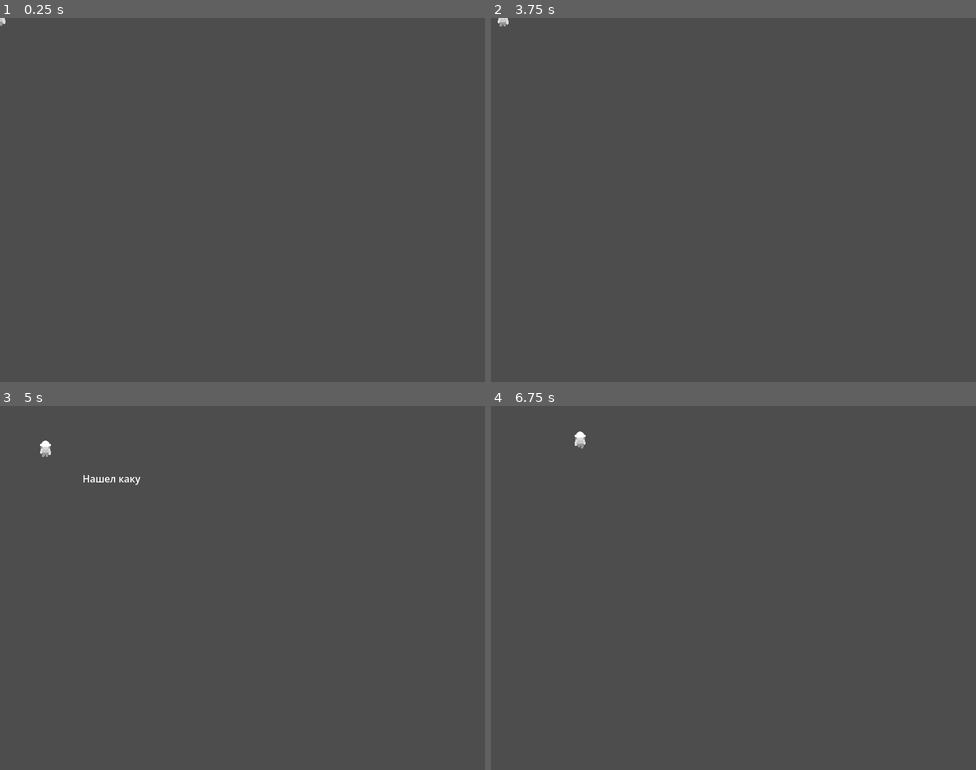
Above: before the commit, frames 1-4 (two rows, left to right).
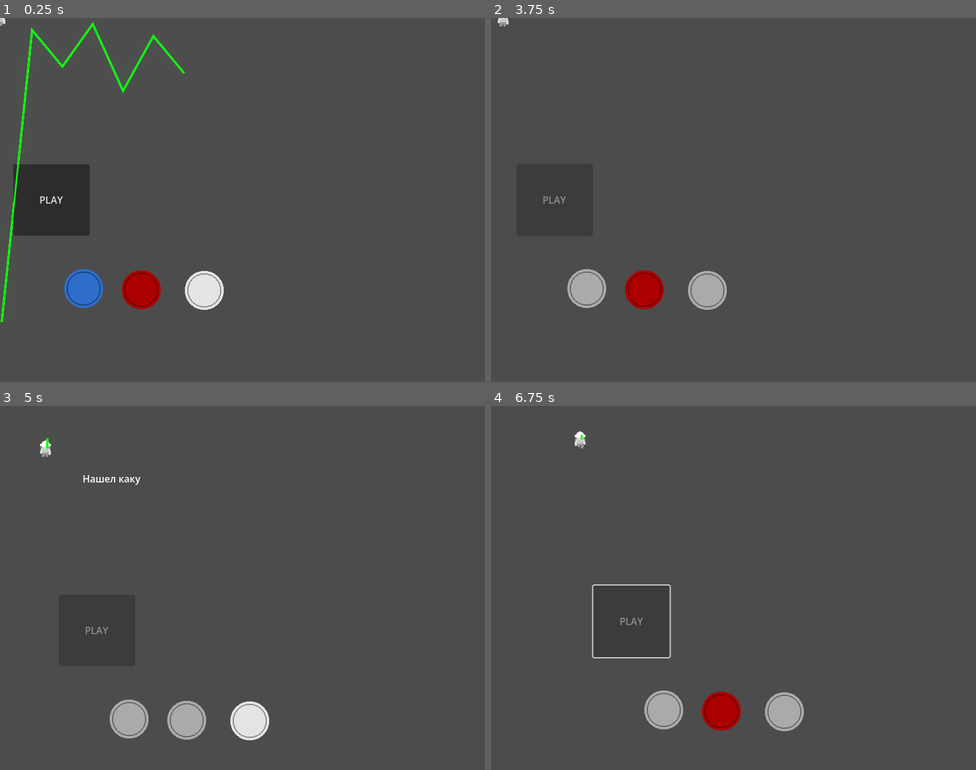
Above: after the commit, the same moments.

Repository: LordGvozd/myco-signal
Game: Godot game, scene res://scenes/world.tscn
Two runs of this game, one before a commit and one after it. Both use one fixed random seed, a clock stepped at 60 frames per second and the inputs below.
Inputs (mouse positions are in pixels of both pictures, inside the frame that each line leads up to):
- Up to frame 1 (0.25 s): no input
- Up to frame 2 (3.75 s): click (573, 287) at 0.52 s; click (631, 291) at 1.27 s; click (694, 291) at 2.02 s; click (544, 200) at 2.75 s, where only the run after the commit has a clickable "PLAY"; hold Right (ui_right) from 3.53 s (still down); tap E (interact) at 3.6 s
- Up to frame 3 (5 s): release Right (ui_right) at 4.28 s; hold Down (ui_down) from 4.28 s (still down); tap E (interact) at 4.35 s
- Up to frame 4 (6.75 s): release Down (ui_down) at 5.03 s; hold Right (ui_right) 5.03-5.75 s; tap E (interact) at 5.1, 6.6 s; click (631, 631) at 5.75 s, where only the run after the commit has a clickable "PLAY"; hold Up (ui_up) from 6.53 s (still down)

The runs differ from the first frame. In frame 1, 5.8% of the frame differs, in the area x 0-47%, y 1-84%; in frame 2, 2.1%; in frame 3, 2.1%; in frame 4, 2.3%.

Commit message:
feat(electrode): add electrod syski

Diff:
--- a/project.godot
+++ b/project.godot
@@ -39,3 +39,4 @@
 [rendering]
 
 rendering_device/driver.windows="d3d12"
+viewport/hdr_2d=true
--- /dev/null
+++ b/scenes/electrod.tscn
@@ -0,0 +1,103 @@
+[gd_scene format=3 uid="uid://ch7jb2tu42kba"]
+
+[ext_resource type="Script" uid="uid://cf3cnwgg8l3rk" path="res://scripts/ui/electrod/electrod_panel.gd" id="1_wxul6"]
+[ext_resource type="Script" uid="uid://bbavpsg2nr4uh" path="res://scripts/Melody.gd" id="2_vkvcl"]
+[ext_resource type="Script" uid="uid://gwu4stk0x4n0" path="res://scripts/AudioSampler.gd" id="2_ybtbm"]
+[ext_resource type="AudioStream" uid="uid://dllcejf7em3u4" path="res://sounds/Modern Biology - Mushroom Music (mp3cut.net) (6).mp3" id="4_85x3y"]
+[ext_resource type="Script" uid="uid://d1o1t64wwqjtk" path="res://scripts/ui/electrod/spectrogramma.gd" id="5_85x3y"]
+[ext_resource type="Texture2D" uid="uid://yiik17qkj2jr" path="res://sprites/button.png" id="6_tf5kn"]
+[ext_resource type="Script" uid="uid://bbvlmvj8t07ni" path="res://scripts/sound_button.gd" id="7_ut64i"]
+
+[sub_resource type="Resource" id="Resource_ut64i"]
+script = ExtResource("2_vkvcl")
+melody = Array[int]([24, 4, 26, 4, 30, 8, 40])
+metadata/_custom_type_script = "uid://bbavpsg2nr4uh"
+
+[sub_resource type="Environment" id="Environment_tf5kn"]
+background_mode = 3
+glow_enabled = true
+glow_blend_mode = 0
+
+[node name="Electrod" type="Control" unique_id=1868941164 node_paths=PackedStringArray("buttons")]
+layout_mode = 3
+anchors_preset = 15
+anchor_right = 1.0
+anchor_bottom = 1.0
+grow_horizontal = 2
+grow_vertical = 2
+script = ExtResource("1_wxul6")
+buttons = [NodePath("TextureButton"), NodePath("TextureButton2"), NodePath("TextureButton3")]
+melody = SubResource("Resource_ut64i")
+buttons_colors = Array[Color]([Color(1.0832684, 1.8247963, 0.88393724, 1)])
+
+[node name="AudioStreamPlayer2D" type="AudioStreamPlayer2D" parent="." unique_id=361755177]
+stream = ExtResource("4_85x3y")
+script = ExtResource("2_ybtbm")
+
+[node name="ColorRect" type="ColorRect" parent="." unique_id=328368838]
+layout_mode = 1
+anchors_preset = -1
+anchor_left = 0.33100003
+anchor_top = 0.1
+anchor_right = 0.96400005
+anchor_bottom = 0.393
+offset_left = 0.19998169
+offset_right = -0.2000122
+offset_bottom = 0.19999695
+color = Color(0, 0, 0, 1)
+
+[node name="Spectrogramma" type="Control" parent="." unique_id=121548900]
+layout_mode = 1
+anchor_left = 0.33
+anchor_top = 0.143
+anchor_right = 0.961
+anchor_bottom = 0.367
+offset_left = 3.0
+offset_top = 0.19999695
+offset_right = -1.8000488
+offset_bottom = -0.2000122
+script = ExtResource("5_85x3y")
+line_color = Color(0, 2.3133948, 0, 1)
+line_width = 1.5
+
+[node name="WorldEnvironment" type="WorldEnvironment" parent="." unique_id=462287516]
+environment = SubResource("Environment_tf5kn")
+
+[node name="Button" type="Button" parent="." unique_id=1145140313]
+layout_mode = 0
+offset_left = 22.0
+offset_top = 241.0
+offset_right = 148.0
+offset_bottom = 359.0
+text = "PLAY"
+
+[node name="TextureButton" type="TextureButton" parent="." unique_id=1903511839]
+modulate = Color(0.20906562, 0.4822746, 0.8844545, 1)
+layout_mode = 0
+offset_left = 106.0
+offset_top = 414.0
+offset_right = 170.0
+offset_bottom = 478.0
+texture_normal = ExtResource("6_tf5kn")
+script = ExtResource("7_ut64i")
+
+[node name="TextureButton2" type="TextureButton" parent="." unique_id=1139918701]
+modulate = Color(0.7547807, 0, 0, 1)
+layout_mode = 0
+offset_left = 201.0
+offset_top = 416.0
+offset_right = 265.0
+offset_bottom = 480.0
+texture_normal = ExtResource("6_tf5kn")
+script = ExtResource("7_ut64i")
+
+[node name="TextureButton3" type="TextureButton" parent="." unique_id=208327809]
+layout_mode = 0
+offset_left = 305.0
+offset_top = 417.0
+offset_right = 369.0
+offset_bottom = 481.0
+texture_normal = ExtResource("6_tf5kn")
+script = ExtResource("7_ut64i")
+
+[connection signal="button_down" from="Button" to="." method="_on_button_button_down"]
--- a/scenes/player.tscn
+++ b/scenes/player.tscn
@@ -1,10 +1,11 @@
 [gd_scene format=3 uid="uid://50ywv28xjlwa"]
 
-[ext_resource type="Script" uid="uid://8ncw5stcx44" path="res://scripts/player.gd" id="1_g2els"]
+[ext_resource type="Script" path="res://scripts/player.gd" id="1_g2els"]
 [ext_resource type="Texture2D" uid="uid://e2f4r3ir7sax" path="res://sprites/player_idle_down1-sheet.png" id="2_qhqgy"]
 [ext_resource type="Texture2D" uid="uid://mlyvn0o3o5wh" path="res://sprites/player_walk_down1-sheet.png" id="3_dqkch"]
 [ext_resource type="Script" uid="uid://gh1he0gwvuwk" path="res://scripts/ui/player_phrase.gd" id="4_dqkch"]
 [ext_resource type="Script" uid="uid://bxdg73dnctp1i" path="res://scripts/ui/hint.gd" id="5_qlg0r"]
+[ext_resource type="PackedScene" uid="uid://ch7jb2tu42kba" path="res://scenes/electrod.tscn" id="6_tuyoq"]
 
 [sub_resource type="CapsuleShape2D" id="CapsuleShape2D_chuli"]
 height = 28.0
@@ -214,3 +215,6 @@
 offset_right = 40.0
 offset_bottom = 23.0
 script = ExtResource("5_qlg0r")
+
+[node name="Electrod" parent="PlayerUI" unique_id=1868941164 instance=ExtResource("6_tuyoq")]
+layout_mode = 1
--- /dev/null
+++ b/scripts/AudioSampler.gd
@@ -0,0 +1,115 @@
+class_name AudioSampler extends AudioStreamPlayer2D
+
+enum Note {
+	P01, P02, P03, P04, P05, P06, P07, P08, P09,
+	P1, P2, P3, P4, P5, P6, P7, P8, P9,
+	C2, Cs2, D2, Ds2, E2, F2, Fs2, G2, Gs2, A2, As2, B2,
+
+	C3, Cs3, D3, Ds3, E3, F3, Fs3, G3, Gs3, A3, As3, B3,
+
+	# Октава 4
+	C4, Cs4, D4, Ds4, E4, F4, Fs4, G4, Gs4, A4, As4, B4,
+	# Октава 5
+	C5, Cs5, D5, Ds5, E5, F5, Fs5, G5, Gs5, A5, As5, B5,
+	# Октава 6
+	C6, Cs6, D6, Ds6, E6, F6, Fs6, G6, Gs6, A6, As6, B6
+}
+
+const PAUSE_TIME = {
+	# Паузы с ведущим нулём (десятые доли)
+	Note.P01: 0.1,
+	Note.P02: 0.2,
+	Note.P03: 0.3,
+	Note.P04: 0.4,
+	Note.P05: 0.5,
+	Note.P06: 0.6,
+	Note.P07: 0.7,
+	Note.P08: 0.8,
+	Note.P09: 0.9,
+
+	# Паузы без ведущего нуля (целые значения)
+	Note.P1: 1.0,
+	Note.P2: 2.0,
+	Note.P3: 3.0,
+	Note.P4: 4.0,
+	Note.P5: 5.0,
+	Note.P6: 6.0,
+	Note.P7: 7.0,
+	Note.P8: 8.0,
+	Note.P9: 9.0
+}
+# Словарь частот для каждой ноты
+const NOTE_FREQUENCIES = {
+	# Октава 2
+	Note.C2:   65.41, Note.Cs2:  69.30, Note.D2:   73.42, Note.Ds2:  77.78,
+	Note.E2:   82.41, Note.F2:   87.31, Note.Fs2:  92.50, Note.G2:   98.00,
+	Note.Gs2: 103.83, Note.A2:  110.00, Note.As2: 116.54, Note.B2:  123.47,
+	# Октава 3
+	Note.C3:  130.81, Note.Cs3: 138.59, Note.D3:  146.83, Note.Ds3: 155.56,
+	Note.E3:  164.81, Note.F3:  174.61, Note.Fs3: 185.00, Note.G3:  196.00,
+	Note.Gs3: 207.65, Note.A3:  220.00, Note.As3: 233.08, Note.B3:  246.94,
+	# Октава 4
+	Note.C4:  261.63, Note.Cs4: 277.18, Note.D4:  293.66, Note.Ds4: 311.13,
+	Note.E4:  329.63, Note.F4:  349.23, Note.Fs4: 369.99, Note.G4:  392.00,
+	Note.Gs4: 415.30, Note.A4:  440.00, Note.As4: 466.16, Note.B4:  493.88,
+	# Октава 5
+	Note.C5:  523.25, Note.Cs5: 554.37, Note.D5:  587.33, Note.Ds5: 622.25,
+	Note.E5:  659.25, Note.F5:  698.46, Note.Fs5: 739.99, Note.G5:  783.99,
+	Note.Gs5: 830.61, Note.A5:  880.00, Note.As5: 932.33, Note.B5:  987.77,
+	# Октава 6
+	Note.C6: 1046.50, Note.Cs6: 1108.73, Note.D6: 1174.66, Note.Ds6: 1244.51,
+	Note.E6: 1318.51, Note.F6: 1396.91, Note.Fs6: 1479.98, Note.G6: 1567.98,
+	Note.Gs6: 1661.22, Note.A6: 1760.00, Note.As6: 1864.66, Note.B6: 1975.53
+}
+
+
+# Ссылка на эффект PitchShift
+var pitch_effect: AudioEffectPitchShift
+# Частота, с которой записан ваш оригинальный звук (настраивается вручную на слух)
+@export var original_reference_hz: float = 261.63  # По умолчанию C4
+
+func _ready():
+	# 1. Создаём и настраиваем шину с эффектом
+	var bus_name = "PitchShiftBus"
+	var bus_index = AudioServer.get_bus_index(bus_name)
+
+	# Если шины нет, создаём её
+	if bus_index == -1:
+		AudioServer.add_bus()
+		bus_index = AudioServer.get_bus_count() - 1
+		AudioServer.set_bus_name(bus_index, bus_name)
+
+	# 2. Создаём и добавляем эффект PitchShift
+	pitch_effect = AudioEffectPitchShift.new()
+	pitch_effect.fft_size = AudioEffectPitchShift.FFT_SIZE_2048  # Баланс качество/задержка
+	pitch_effect.oversampling = 4
+	AudioServer.add_bus_effect(bus_index, pitch_effect, 0)
+
+	# 3. Направляем этот плеер на нашу шину
+	self.bus = bus_name
+
+
+
+
+# Публичный метод: Играть текущий stream как указанную ноту
+func play_note(target_note: Note, from_position: float = 0.0):
+	# Если звук не загружен, выходим
+	if not stream:
+		push_error("AudioStream не назначен в MusicSampler")
+		return
+
+	# Вычисляем нужный pitch_scale
+	var target_hz = NOTE_FREQUENCIES[target_note]
+	pitch_effect.pitch_scale = target_hz / original_reference_hz
+
+	# Воспроизводим
+	play(from_position)
+
+# Публичный метод: Играть ноту с явно указанным коэффициентом (обход частот)
+func play_with_pitch_scale(pitch_value: float, from_position: float = 0.0):
+	pitch_effect.pitch_scale = pitch_value
+	play(from_position)
+
+# Вспомогательный метод: Быстрая смена референсной частоты на лету
+func set_reference_note(ref_note: Note):
+	original_reference_hz = NOTE_FREQUENCIES[ref_note]
--- /dev/null
+++ b/scripts/Melody.gd
@@ -0,0 +1,16 @@
+class_name Melody extends Resource
+
+
+@export var melody: Array[AudioSampler.Note]
+
+
+func get_len() -> int:
+	var note_len = 3
+	var total_len = 0
+
+	for note in melody:
+		if note in AudioSampler.PAUSE_TIME.keys():
+			total_len += 10 * AudioSampler.PAUSE_TIME[note]
+		else:
+			total_len += note_len
+	return total_len
--- /dev/null
+++ b/scripts/MelodyComponent.gd
@@ -0,0 +1,7 @@
+class_name MelodyComponent extends Resource
+
+
+@export var Note: AudioSampler.Note
+
+@export
+var pause: int
--- /dev/null
+++ b/scripts/events/OpenElectrodEvent.gd
@@ -0,0 +1,3 @@
+class_name OpenElectrodEvent extends IEvent
+
+var on_done_event: IEvent
--- /dev/null
+++ b/scripts/sound_button.gd
@@ -0,0 +1,7 @@
+class_name SoundButton extends TextureButton
+
+
+var base_color: Color
+
+func _ready() -> void:
+	base_color = modulate
--- /dev/null
+++ b/scripts/ui/electrod/electrod_panel.gd
@@ -0,0 +1,146 @@
+extends Control
+
+@onready
+var audio_player: AudioSampler = $AudioStreamPlayer2D
+
+@onready
+var spectrogramma: Spectrogramma = $Spectrogramma
+
+@export var buttons: Array[SoundButton]
+
+@export
+var melody: Melody
+
+var is_playing: bool = false
+
+@export
+var buttons_colors: Array[Color]
+
+var correct_sequence: Array[int] = []
+var input_sequence: Array[int]
+var correct_notes: Array[AudioSampler.Note]
+
+func _ready() -> void:
+	show_all()
+
+	for index in len(buttons):
+		buttons[index].button_down.connect(_on_btn_down.bind(index))
+
+func _on_btn_down(index: int) -> void:
+	print(input_sequence)
+	if correct_sequence:
+		if index == correct_sequence[len(input_sequence)]:
+			audio_player.play_note(correct_notes[len(input_sequence)])
+			input_sequence.append(index)
+			print("CORRECT")
+		else:
+			for btn in buttons:
+				btn.modulate = Color.RED * 2
+			audio_player.play_note(AudioSampler.Note.C2)
+			input_sequence = []
+			await get_tree().create_timer(.5).timeout
+			show_all()
+
+
+
+
+
+		if correct_sequence == input_sequence:
+			print("WINWIN")
+			for i in range(10):
+					for btn in buttons:
+						if i % 2 == 0:
+							btn.modulate = btn.base_color
+						else:
+							btn.modulate = btn.base_color * 2
+					await get_tree().create_timer(.5).timeout
+
+			input_sequence = []
+			hide_all()
+
+
+
+func play_melody() -> void:
+	is_playing = true
+	var x = 0
+	var kvant = spectrogramma.size.x / len(melody.melody)
+	var y = 0
+
+	var index = 0
+	for note in melody.melody:
+
+		spectrogramma.add_point(Vector2(x, y))
+		if note in AudioSampler.PAUSE_TIME.keys():
+			await get_tree().create_timer(AudioSampler.PAUSE_TIME[note]).timeout
+			y = 0
+			x += kvant
+			spectrogramma.add_point(Vector2(x, y))
+
+			continue
+
+		# Play note
+		hide_all()
+		y = AudioSampler.NOTE_FREQUENCIES[note] / 15
+		x += kvant
+
+
+		spectrogramma.add_point(Vector2(x, y))
+
+		var btn = buttons[correct_sequence[index]]
+
+		btn.modulate = btn.base_color
+		index += 1
+		audio_player.play_note(note)
+
+	await get_tree().create_timer(.3).timeout
+	is_playing = false
+	hide_all()
+	await get_tree().create_timer(.5).timeout
+
+	show_all()
+
+func hide_all() -> void:
+	$Button.disabled = true
+
+	for btn in buttons:
+		btn.modulate = Color.GRAY
+
+
+
+func show_all() -> void:
+	$Button.disabled = false
+
+	for btn in buttons:
+		btn.modulate = btn.base_color
+
+func _plays():
+	spectrogramma.clear_points()
+
+	# correct_sequence = []
+
+	input_sequence = []
+	if len(correct_sequence) == 0:
+		correct_notes = []
+		for i in len(melody.melody):
+			if melody.melody[i] in AudioSampler.PAUSE_TIME.keys():
+				continue
+			if len(correct_sequence) > 0:
+				# Выбираем другую кнопку, чтобы они не повторялись
+				var r = correct_sequence[-1]
+				while r == correct_sequence[-1]:
+					r = randi_range(0, len(buttons) - 1)
+
+				correct_sequence.append(r)
+				correct_notes.append(melody.melody[i])
+			else:
+				var r = randi_range(0, len(buttons) - 1)
+				correct_sequence.append(r)
+				correct_notes.append(melody.melody[i])
+
+
+func _on_button_button_down() -> void:
+	hide_all()
+
+	_plays()
+
+	play_melody()
--- /dev/null
+++ b/scripts/ui/electrod/spectrogramma.gd
@@ -0,0 +1,37 @@
+class_name Spectrogramma extends Control
+
+
+@export var line_color: Color = Color.WHITE
+@export var line_width: float = 2.0
+
+# Массив точек в локальных координатах Control
+var points: PackedVector2Array = []
+
+func _ready():
+	points = [
+		Vector2(0, 500),
+		Vector2(50, 20),
+		Vector2(100, 80),
+		Vector2(150, 10),
+		Vector2(200, 120),
+		Vector2(250, 30),
+		Vector2(300, 90)
+	]
+	queue_redraw()
+
+func _draw():
+	if points.size() < 2:
+		return
+
+	draw_polyline(points, line_color, line_width, true)  # true = антиалиасинг
+
+func add_point(pos: Vector2):
+
+	pos.y = size.y - pos.y
+	points.append(pos)
+
+	queue_redraw()
+
+func clear_points():
+	points.clear()
+	queue_redraw()
--- /dev/null
+++ b/shader/glow.gdshader
@@ -0,0 +1,39 @@
+shader_type canvas_item;
+
+uniform sampler2D t0 : hint_screen_texture;
+uniform float glow_size = 3;
+uniform vec3 glow_colour : source_color = vec3(0, 1, 0);
+uniform float color_intensity :hint_range(0.0, 1.0, 0.01) = 1;
+uniform float glow_intensity = 3;
+uniform float glow_threshold = 3;
+
+void fragment() {
+    COLOR = texture(t0, SCREEN_UV);
+    if (length(COLOR) >= glow_threshold) {
+        ivec2 size = textureSize(t0, 0);
+
+        float uv_x = SCREEN_UV.x * float(size.x);
+        float uv_y = SCREEN_UV.y * float(size.y);
+
+        vec4 sum = vec4(0.0);
+        for (int n = 0; n < 9; ++n) {
+            uv_y = (SCREEN_UV.y * float(size.y)) + (glow_size * (float(n) - 4.5));
+            vec4 h_sum = vec4(0.0);
+            h_sum += texelFetch(t0, ivec2(int(uv_x) -  int(4.0 * glow_size), int(uv_y)), 0).a;
+            h_sum += texelFetch(t0, ivec2(int(uv_x) -  int(3.0 * glow_size), int(uv_y)), 0).a;
+            h_sum += texelFetch(t0, ivec2(int(uv_x) -  int(2.0 * glow_size), int(uv_y)), 0).a;
+            h_sum += texelFetch(t0, ivec2(int(uv_x) - int(glow_size), int(uv_y)), 0).a;
+            h_sum += texelFetch(t0, ivec2(int(uv_x), int(uv_y)), 0).a;
+            h_sum += texelFetch(t0, ivec2(int(uv_x) + int(glow_size), int(uv_y)), 0).a;
+            h_sum += texelFetch(t0, ivec2(int(uv_x) + int(2.0 * glow_size), int(uv_y)), 0).a;
+            h_sum += texelFetch(t0, ivec2(int(uv_x) + int(3.0 * glow_size), int(uv_y)), 0).a;
+            h_sum += texelFetch(t0, ivec2(int(uv_x) + int(4.0 * glow_size), int(uv_y)), 0).a;
+            sum += h_sum / 9.0;
+        }
+
+    	COLOR = texture(t0, SCREEN_UV) + ((sum / 9.0) * glow_intensity);
+	COLOR = mix(COLOR, vec4(glow_colour, 1.0), color_intensity);
+    }
+
+
+}
--- /dev/null
+++ b/shader/glow.tres
@@ -0,0 +1,9 @@
+[gd_resource type="ShaderMaterial" format=3 uid="uid://c11sm2a4kfpq3"]
+
+[ext_resource type="Shader" uid="uid://doyh3rnhof050" path="res://shader/glow.gdshader" id="1_qcwa0"]
+
+[resource]
+shader = ExtResource("1_qcwa0")
+shader_parameter/glow_intensity = 0.7
+shader_parameter/glow_size = 2.5
+shader_parameter/glow_color = Color(1, 1, 1, 1)
Not shown: 1 places in scenes/test.tscn that only renumber resources
Not shown, added: scripts/AudioSampler.gd.uid
Not shown, added: scripts/Melody.gd.uid
Not shown, added: scripts/MelodyComponent.gd.uid
Not shown, added: scripts/events/OpenElectrodEvent.gd.uid
Empty file added: scripts/glow.gd
Not shown, added: scripts/glow.gd.uid
Not shown, added: scripts/sound_button.gd.uid
Not shown, added: scripts/ui/electrod/electrod_panel.gd.uid
Not shown, added: scripts/ui/electrod/spectrogramma.gd.uid
Not shown, added: shader/glow.gdshader.uid
Not shown, added: sounds/Byaka.mp3.import
(and 11 more such lines)
